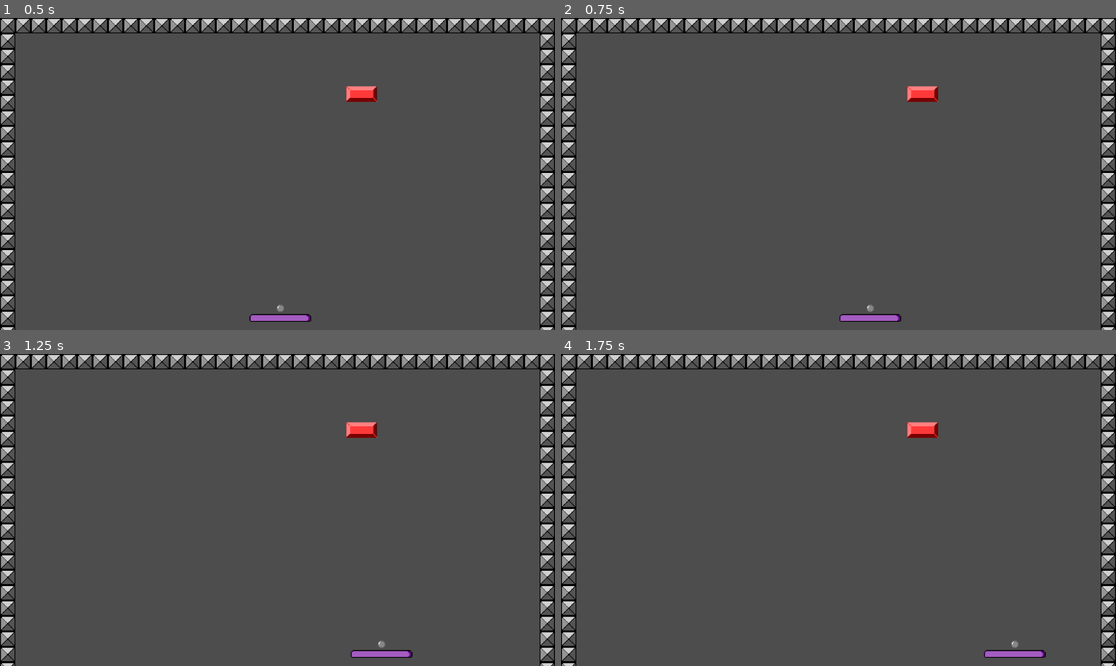
Above: before the commit, frames 1-4 (two rows, left to right).
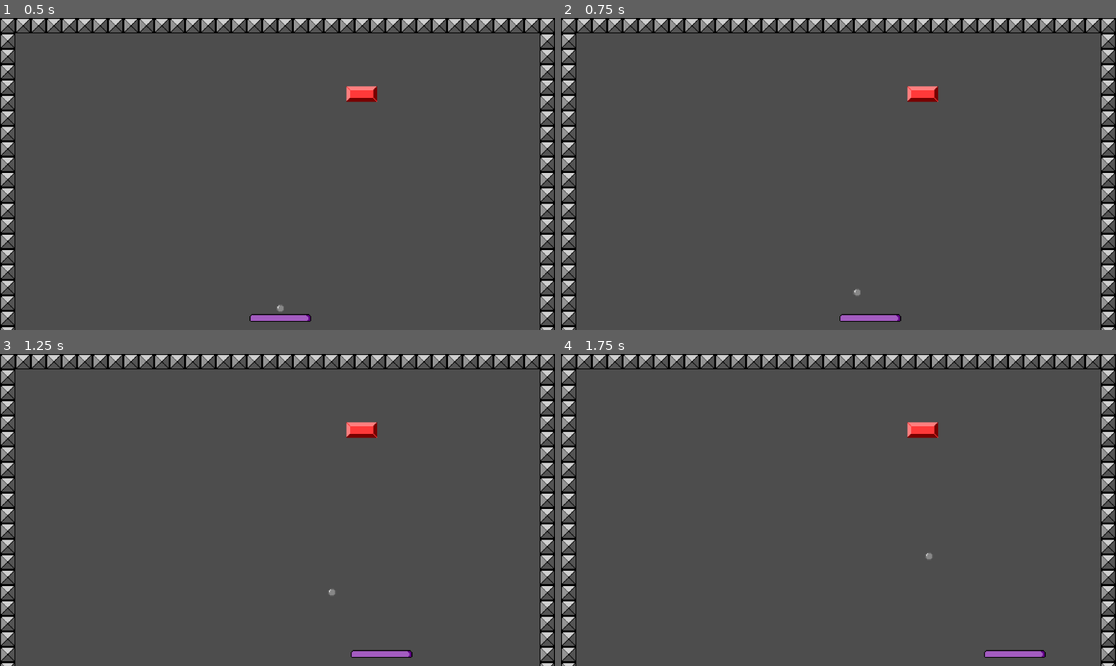
Above: after the commit, the same moments.

Repository: Morswin/Brick-Smasher
Game: Godot game, scene res://game_loop.tscn
The game is run twice, just before and just after one commit, with the same random seed, the same clock (stepped at 60 frames per second) and the same inputs.
Inputs:
- Up to frame 1 (0.5 s): no input
- Up to frame 2 (0.75 s): tap Enter (ui_accept) at 0.5, 0.6 s; hold Right (ui_right) from 0.53 s (still down)
- Up to frame 3 (1.25 s): keep holding Right (ui_right); tap Enter (ui_accept) at 0.77, 1.07 s
- Up to frame 4 (1.75 s): keep holding Right (ui_right); tap Enter (ui_accept) at 1.35, 1.52 s

Frame 1 is identical in both runs. In frame 2, less than 0.1% of the frame differs, in the area x 52-57%, y 86-94%; in frame 3, less than 0.1%; in frame 4, less than 0.1%.

Commit message:
New issue. Deflector falls after collision with ball

Diff:
--- a/ball/ball.gd
+++ b/ball/ball.gd
@@ -6,16 +6,8 @@
 
 var ID: int
 
-@export var direction := Vector2(0, 1)
+@export var direction := Vector2(1, -1)
 @export var attached := false  # Is this ball attached to the deflector?
-
-
-#func _init(_ID: int, _attached: bool = false):
-	#ID = _ID
-	#attached = _attached
-	#position = Vector2(64, 64)
-	#print("New instance")
-	#print(position)
 
 
 func _ready():
@@ -25,6 +17,8 @@
 func _physics_process(_delta):
 	if attached:
 		position = get_parent().deflector.ball_holder.global_position
+		if Input.is_action_just_pressed("ui_accept"):
+			attached = false
 	else:
 		if is_on_ceiling():
 			direction.y = direction.y * -1
